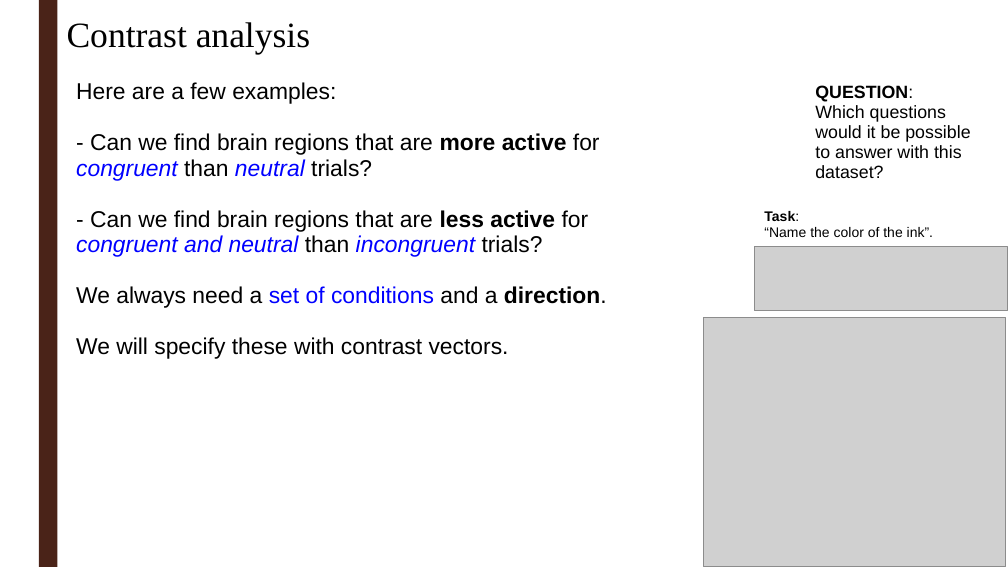
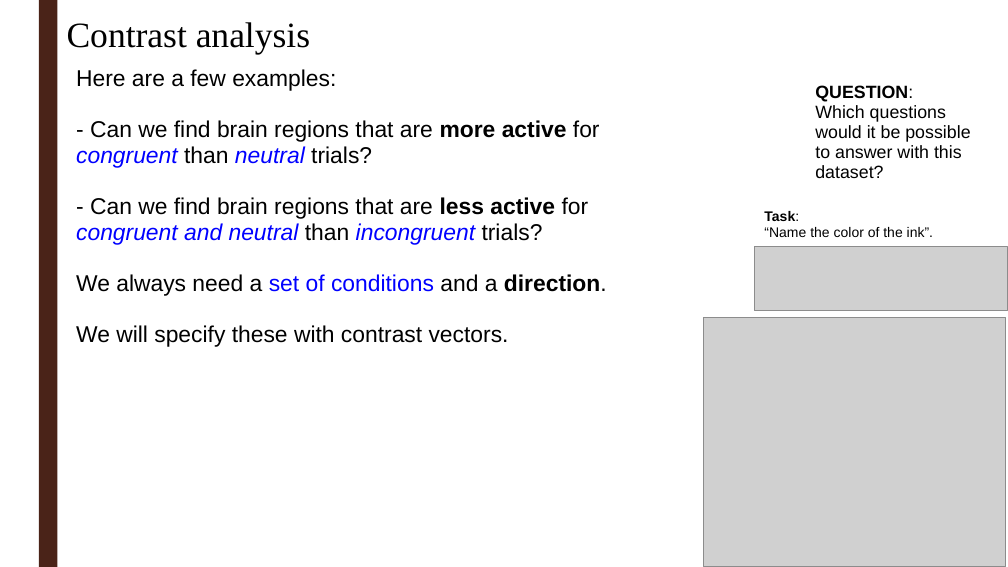
Before and after one commit to ortiztud/fmri_analysis_intro, a slide deck: slide 12 of slides/slides_session-3_hands-on.ppt. Drawn at 1008x567 pixels with LibreOffice and Linux fonts; fonts in the diff are those of the drawing; grey boxes stand for pictures; background and template pictures are left out. Boxes give left, top, right and bottom in pixels: in the first picture for what was removed or moved away, otherwise in the second. Text is boxed around its words. In the diff, an @@ line names an element or a change of style, - is before the commit and + after.

```diff
--- a/slides/slides_session-3_hands-on.ppt
+++ b/slides/slides_session-3_hands-on.ppt
@@ text "Here are a few examples:": place and size @@
-text "Here are a few examples:" at [76, 82, 607, 359]
+text "Here are a few examples:" at [76, 69, 607, 347]
```
Also in this commit, not shown: 10 other slides changed, 1 slide added, 2 other files.
